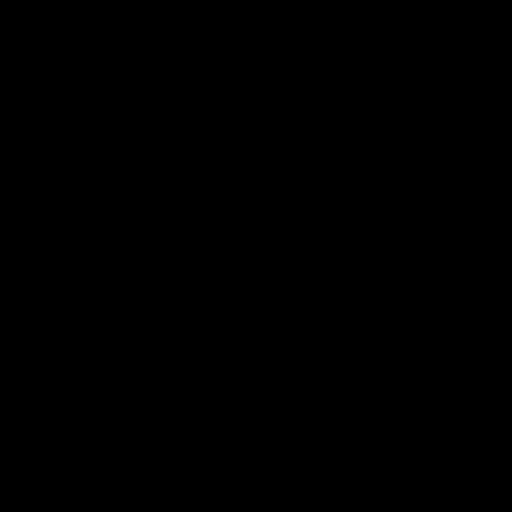
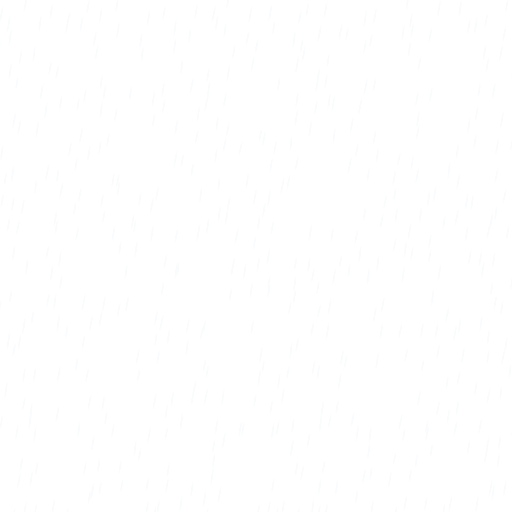
Layered file, before and after one edit (512×512). Changes by layer:
added layer "DrizzleRainWorldOverlay" above "DrizzleRainWorldOverlay_OLD copy" over [0, 0, 512, 512]
showed "Layer 3" over [0, 0, 512, 512]
hid "Layer 2" over [0, 0, 512, 512]
